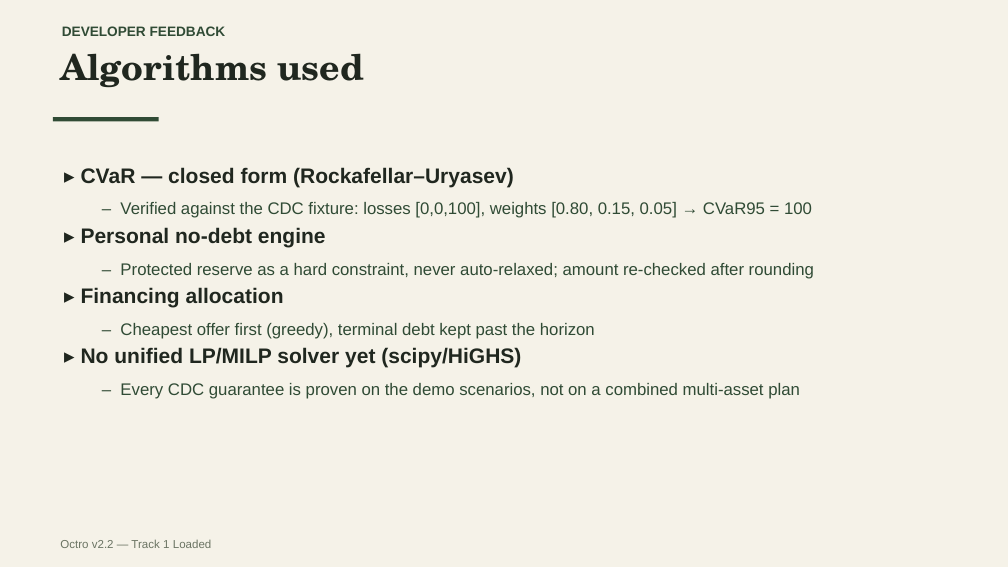
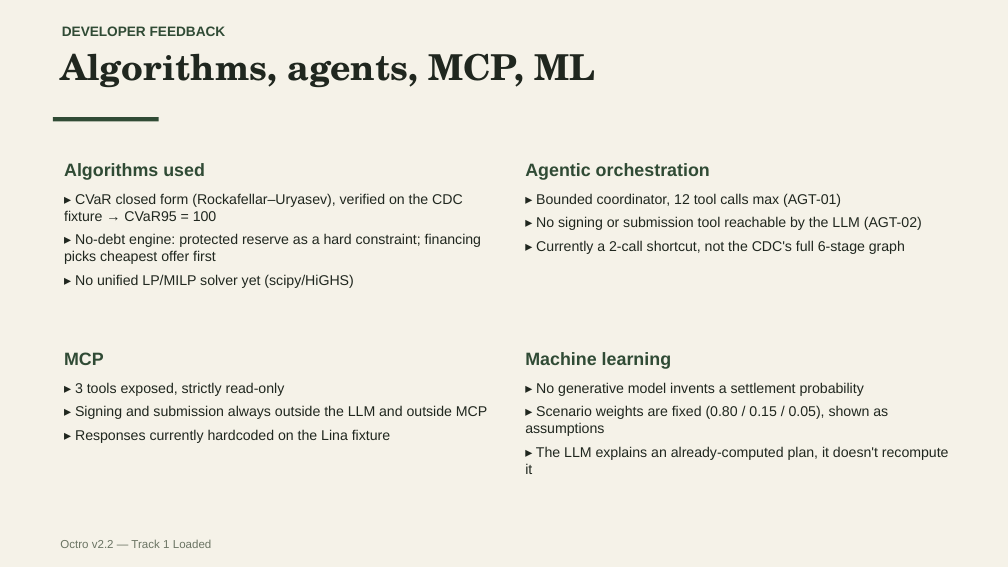
Before and after one commit to KaiZenKOS/Octro, a slide deck: slide 6 of docs/presentation/octro-presentation.pptx. Drawn at 1008x567 pixels with LibreOffice and Linux fonts; fonts in the diff are those of the drawing. Boxes give left, top, right and bottom in pixels: in the first picture for what was removed or moved away, otherwise in the second. Text is boxed around its words. In the diff, an @@ line names an element or a change of style, - is before the commit and + after.

```diff
--- a/docs/presentation/octro-presentation.pptx
+++ b/docs/presentation/octro-presentation.pptx
@@ text at <box>60,53,596,88</box>: text changed @@
-Algorithms used
+Algorithms, agents, MCP, ML
@@ text added at <box>64,163,205,180</box>, 17 pt, text #304B35, bold @@
+Algorithms used
@@ text added at <box>525,163,710,180</box>, 17 pt, text #304B35, bold @@
+Agentic orchestration
@@ text "▸ CVaR closed form (Rockafellar–Uryasev), ...": place and size @@
-text "▸ CVaR closed form (Rockafellar–Uryasev), ..." at <box>81,167,814,399</box>
+text "▸ CVaR closed form (Rockafellar–Uryasev), ..." at <box>64,193,481,288</box>
@@ text at <box>64,193,481,264</box>: text changed; size 16 to 13.5 pt; text colour #304B35 to #20271F @@
-▸ CVaR — closed form (Rockafellar–Uryasev)
-  – Verified against the CDC fixture: losses [0,0,100], weights [0.80, 0.15, 0.05] → CVaR95 = 100
-▸ Personal no-debt engine
-  – Protected reserve as a hard constraint, never auto-relaxed; amount re-checked after rounding
-▸ Financing allocation
-  – Cheapest offer first (greedy), terminal debt kept past the horizon
+▸ CVaR closed form (Rockafellar–Uryasev), verified on the CDC fixture → CVaR95 = 100
+▸ No-debt engine: protected reserve as a hard constraint; financing picks cheapest offer first
@@ text added at <box>536,193,905,254</box>, 13.5 pt, text #20271F @@
+▸ Bounded coordinator, 12 tool calls max (AGT-01)
+▸ No signing or submission tool reachable by the LLM (AGT-02)
+▸ Currently a 2-call shortcut, not the CDC's full 6-stage graph
@@ text at <box>75,274,353,288</box>: size 20 to 13.5 pt, bold off in "▸ No unified LP/MILP solver yet (scipy/HiGHS)"; less space between paragraphs @@
@@ text added at <box>64,352,104,365</box>, 17 pt, text #304B35, bold @@
+MCP
@@ text added at <box>525,352,671,369</box>, 17 pt, text #304B35, bold @@
+Machine learning
@@ text added at <box>75,382,487,443</box>, 13.5 pt, text #20271F @@
+▸ 3 tools exposed, strictly read-only
+▸ Signing and submission always outside the LLM and outside MCP
+▸ Responses currently hardcoded on the Lina fixture
@@ text at <box>120,383,800,399</box>: paragraph removed @@
-  – Every CDC guarantee is proven on the demo scenarios, not on a combined multi-asset plan
@@ text added at <box>525,382,949,474</box>, 13.5 pt, text #20271F @@
+▸ No generative model invents a settlement probability
+▸ Scenario weights are fixed (0.80 / 0.15 / 0.05), shown as assumptions
+▸ The LLM explains an already-computed plan, it doesn't recompute it
```
Also in this commit, not shown: 4 slides removed.
